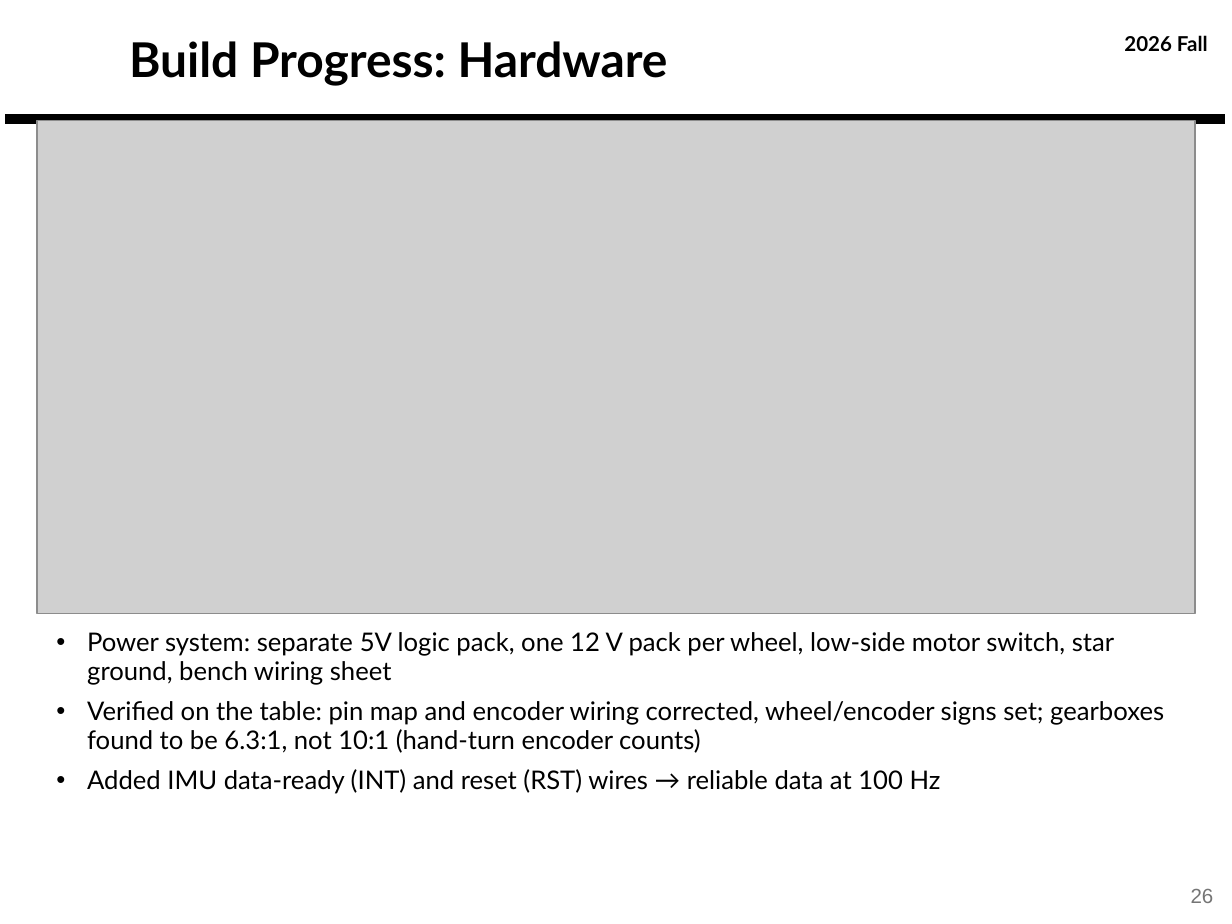
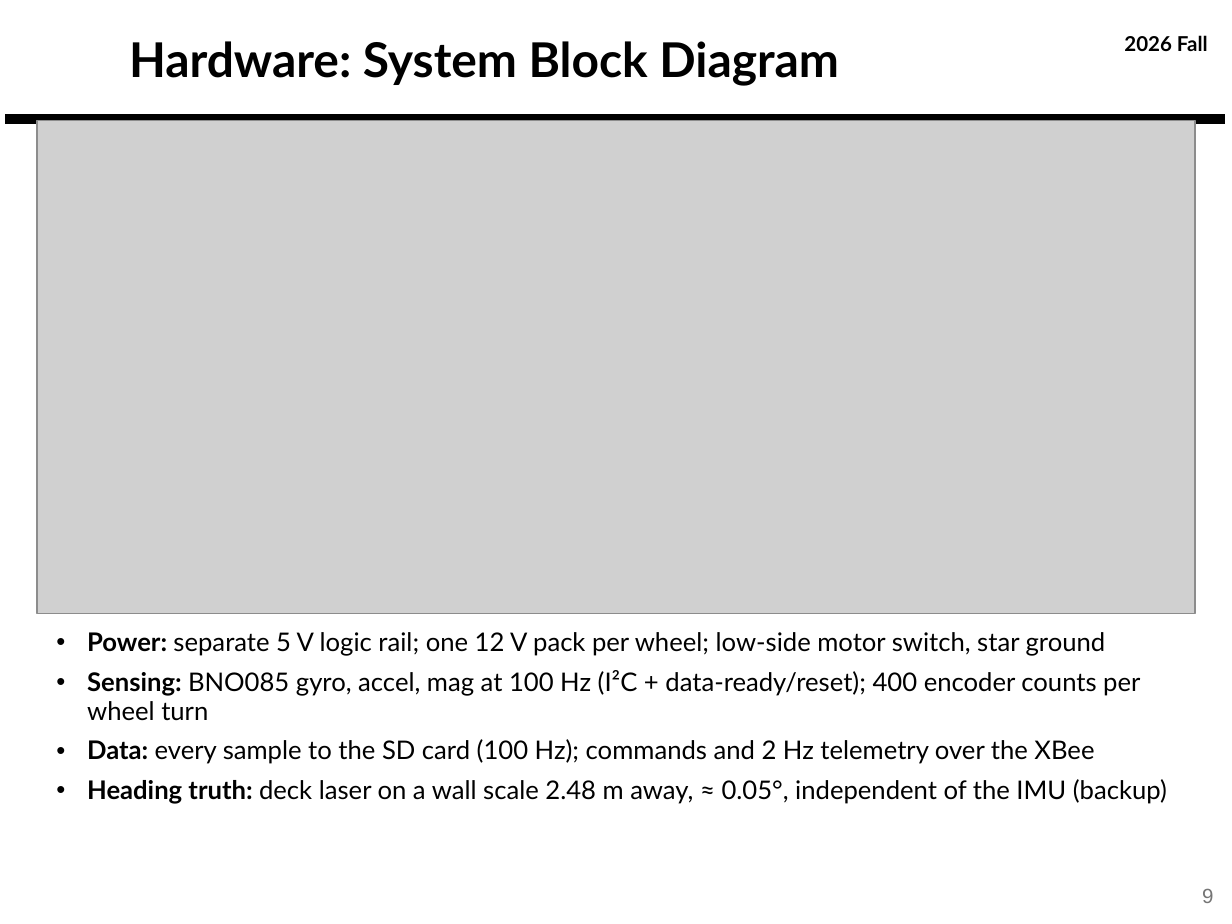
Before and after one commit to derek-weissinger-usafa/Astro-331-Lab-8, a slide deck: slide 9 of Reports/Astro 331 Lab 8_2_3 Body Final Pres.pptx (slide 26 before the commit). Drawn at 1232x924 pixels with LibreOffice and Linux fonts; fonts in the diff are those of the drawing; grey boxes stand for pictures; background and template pictures are left out. Boxes give left, top, right and bottom in pixels: in the first picture for what was removed or moved away, otherwise in the second. Text is boxed around its words. In the diff, an @@ line names an element or a change of style, - is before the commit and + after.

```diff
--- a/Reports/Astro 331 Lab 8_2_3 Body Final Pres.pptx
+++ b/Reports/Astro 331 Lab 8_2_3 Body Final Pres.pptx
@@ title at [129, 41, 839, 86]: text changed @@
-Build Progress: Hardware
+Hardware: System Block Diagram
@@ text at [87, 632, 1167, 804]: text changed @@
-• Power system: separate 5V logic pack, one 12 V pack per wheel, low-side motor switch, star ground, bench wiring sheet
-• Verified on the table: pin map and encoder wiring corrected, wheel/encoder signs set; gearboxes found to be 6.3:1, not 10:1 (hand-turn encoder counts)
-• Added IMU data-ready (INT) and reset (RST) wires → reliable data at 100 Hz
+• Power: separate 5 V logic rail; one 12 V pack per wheel; low-side motor switch, star ground
+• Sensing: BNO085 gyro, accel, mag at 100 Hz (I²C + data-ready/reset); 400 encoder counts per wheel turn
+• Data: every sample to the SD card (100 Hz); commands and 2 Hz telemetry over the XBee
+• Heading truth: deck laser on a wall scale 2.48 m away, ≈ 0.05°, independent of the IMU (backup)
@@ page number at [1202, 889, 1213, 903]: text changed @@
-26
+9
```
Also in this commit, not shown: 14 other slides changed, 3 other files.
